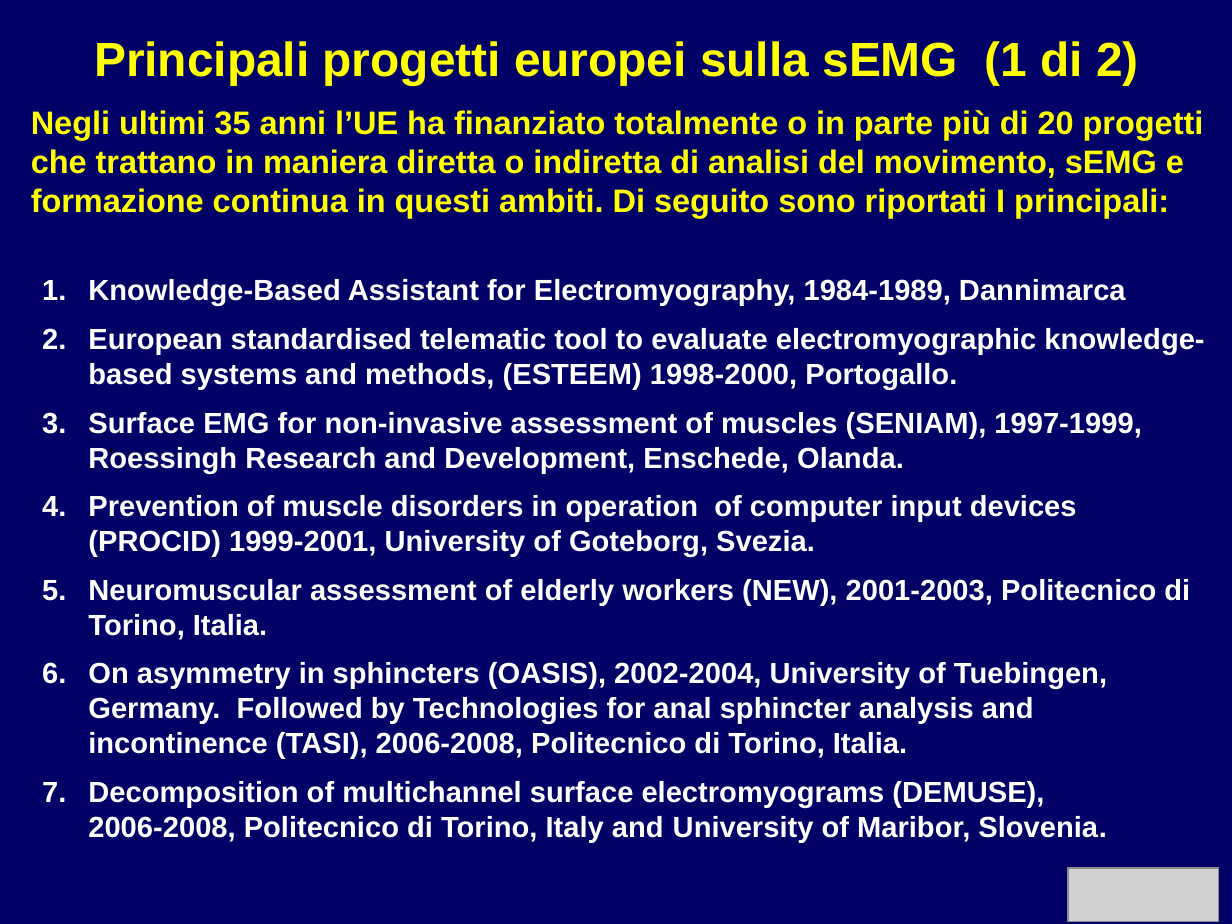
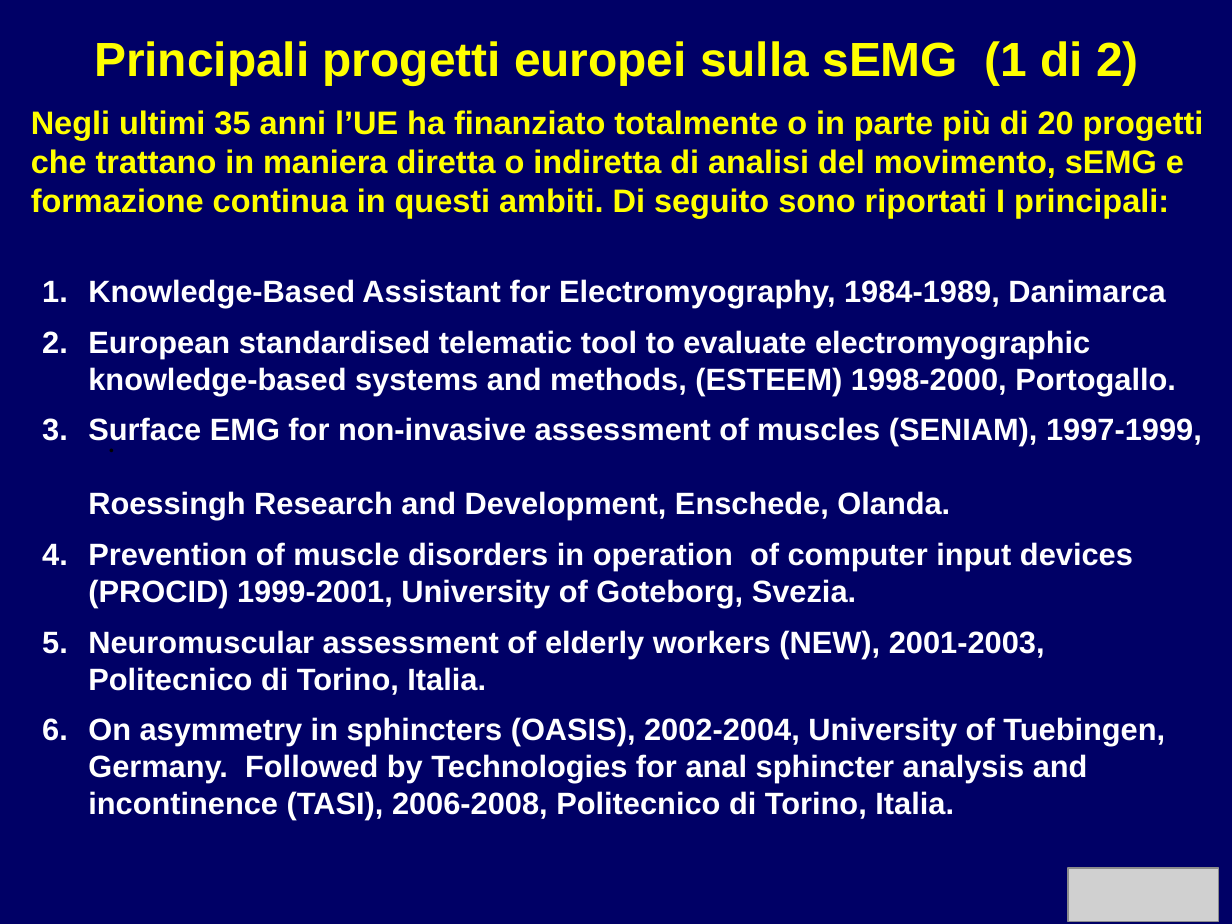
Before and after one commit to rmerletti/rmerletti.github.io, a slide deck: slide 4 of assets/pptx/it_mod08_raccomandazioni_europee.ppsx. Drawn at 1232x924 pixels with LibreOffice and Linux fonts; fonts in the diff are those of the drawing; grey boxes stand for pictures. Boxes give left, top, right and bottom in pixels: in the first picture for what was removed or moved away, otherwise in the second. Text is boxed around its words. In the diff, an @@ line names an element or a change of style, - is before the commit and + after.

```diff
--- a/assets/pptx/it_mod08_raccomandazioni_europee.ppsx
+++ b/assets/pptx/it_mod08_raccomandazioni_europee.ppsx
@@ text at box(88, 279, 1165, 308): text changed; size 17 to 18 pt @@
-1. Knowledge-Based Assistant for Electromyography, 1984-1989, Dannimarca
+1. Knowledge-Based Assistant for Electromyography, 1984-1989, Danimarca
@@ text at box(88, 330, 1202, 783): size 17 to 18 pt @@
@@ text at box(88, 781, 1107, 842): paragraph removed @@
-7. Decomposition of multichannel surface electromyograms (DEMUSE),
-   2006-2008, Politecnico di Torino, Italy and University of Maribor, Slovenia.
```
Also in this commit, not shown: 5 other slides changed, 1 slide added, 8 other files.
